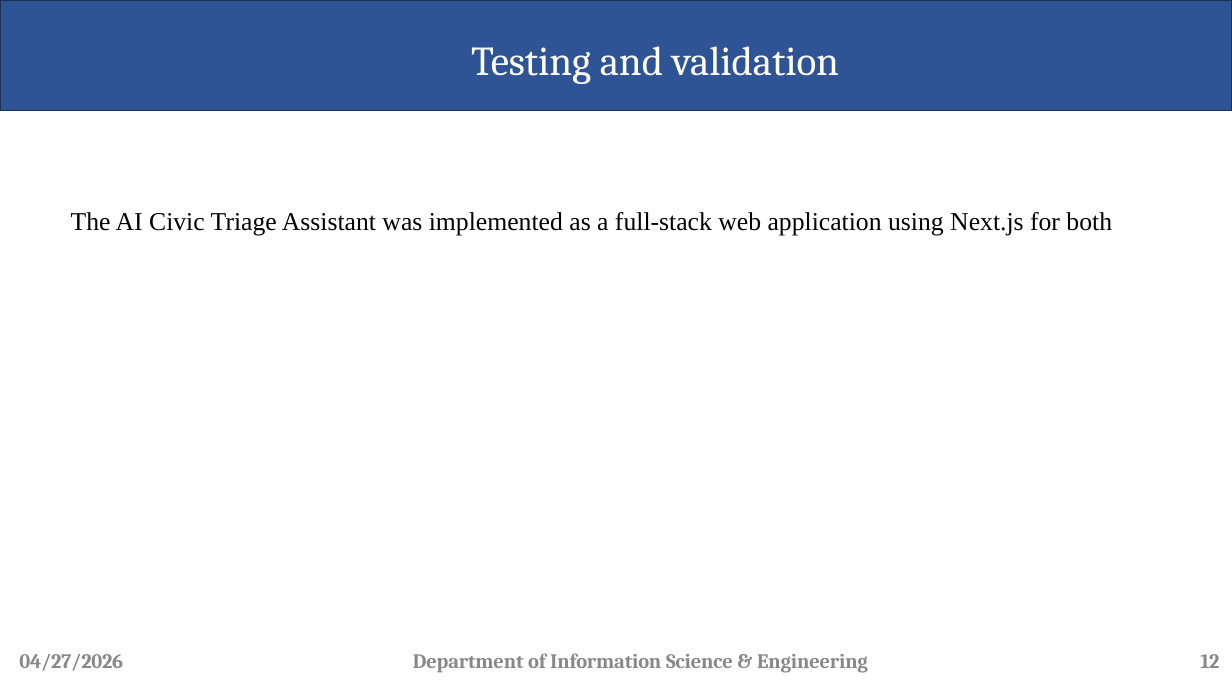
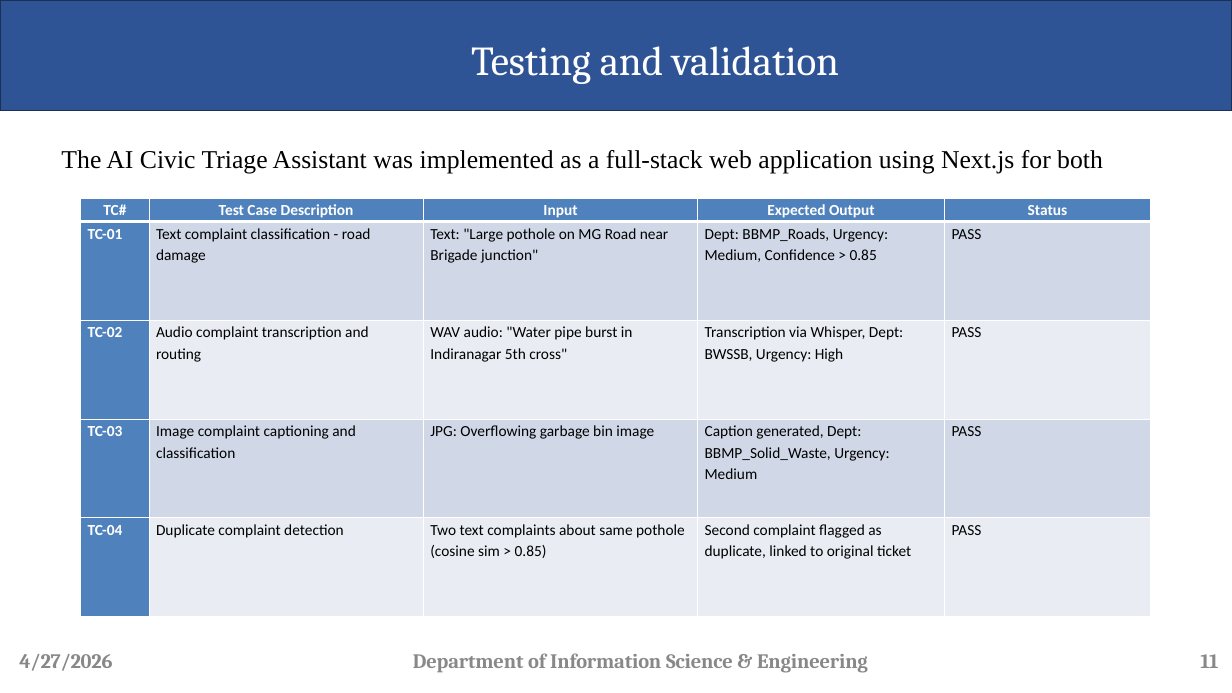
Before and after one commit to Dikshith-Manjunath/MAD-Lab, a slide deck: slide 11 of Mini project - II (22IS66).pptx (slide 12 before the commit). Drawn at 1232x693 pixels with LibreOffice and Linux fonts; fonts in the diff are those of the drawing; background and template pictures are left out. Boxes give left, top, right and bottom in pixels: in the first picture for what was removed or moved away, otherwise in the second. Text is boxed around its words. In the diff, an @@ line names an element or a change of style, - is before the commit and + after.

```diff
--- a/Mini project - II (22IS66).pptx
+++ b/Mini project - II (22IS66).pptx
@@ text "The AI Civic Triage Assistant ...": place and size @@
-text "The AI Civic Triage Assistant ..." at bbox=[71, 212, 1112, 235]
+text "The AI Civic Triage Assistant ..." at bbox=[61, 150, 1103, 173]
@@ table added at bbox=[80, 199, 1151, 617], 5 rows, 5 columns @@
+TC# | Test Case Description | Input | Expected Output | Status
+TC-01 | Text complaint classification - road damage | Text: "Large pothole on MG Road near Brigade junction" | Dept: BBMP_Roads, Urgency: Medium, Confidence > 0.85 | PASS
+TC-02 | Audio complaint transcription and routing | WAV audio: "Water pipe burst in Indiranagar 5th cross" | Transcription via Whisper, Dept: BWSSB, Urgency: High | PASS
+TC-03 | Image complaint captioning and classification | JPG: Overflowing garbage bin image | Caption generated, Dept: BBMP_Solid_Waste, Urgency: Medium | PASS
+TC-04 | Duplicate complaint detection | Two text complaints about same pothole (cosine sim > 0.85) | Second complaint flagged as duplicate, linked to original ticket | PASS
@@ text at bbox=[19, 654, 112, 671]: text changed @@
-04/27/2026
+4/27/2026
@@ page number at bbox=[1200, 654, 1218, 668]: text changed @@
-12
+11
```
Also in this commit, not shown: 16 other slides changed, 1 slide removed, 3 other files.
